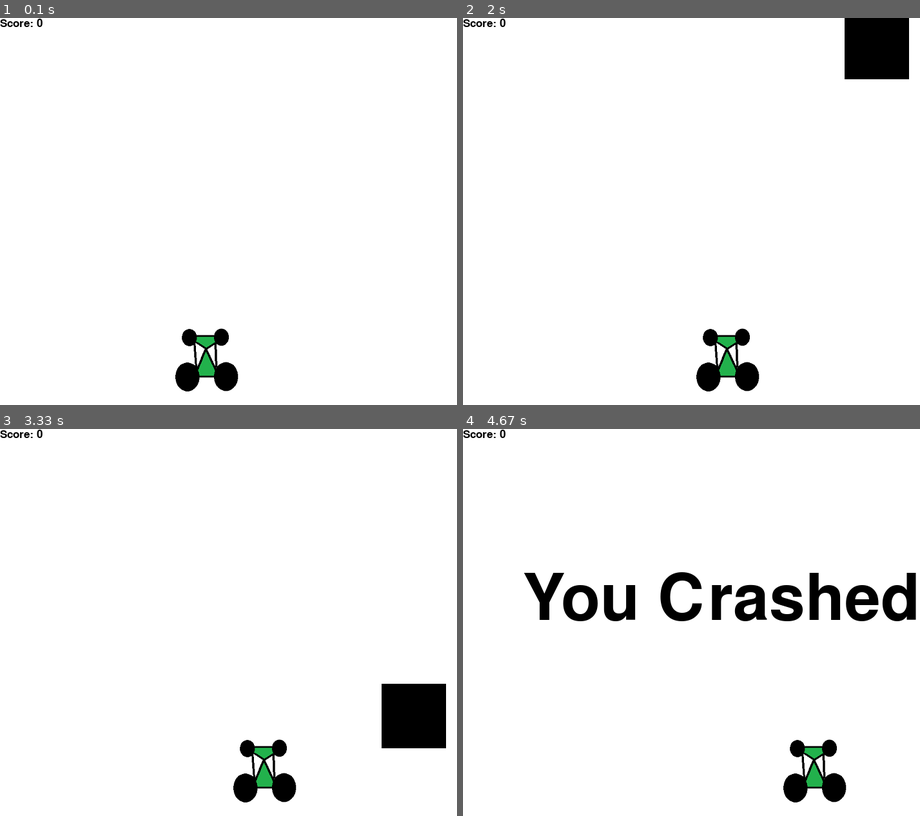
Above: before the commit, frames 1-4 (two rows, left to right).
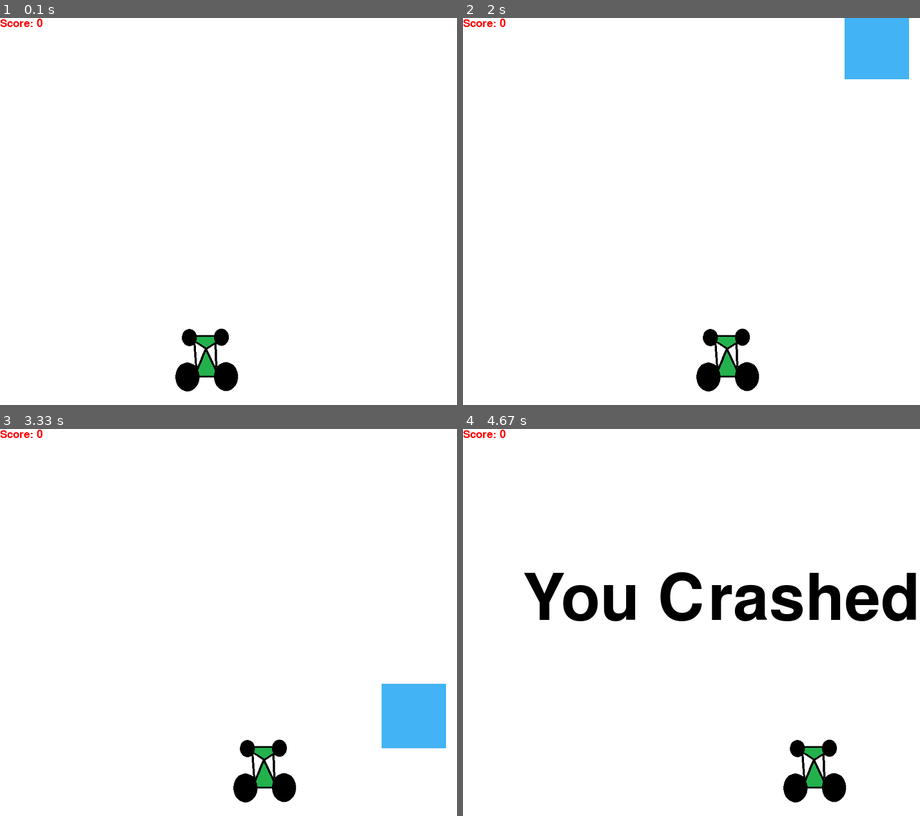
Above: after the commit, the same moments.

Repository: fcsabah/sample_game_using_pygame
Game: pygame game, started from test.py
Same seed, same stepped clock (60 frames per second), same inputs: the game is played once before the commit and once after it. The source is Python 2; it was converted automatically to run under Python 3.
Inputs:
- Up to frame 1 (0.1 s): no input
- Up to frame 2 (2 s): hold Right 0.33-0.8 s; hold Right 0.83-1.3 s; hold Left 1.33-1.87 s; hold Left from 1.9 s (still down)
- Up to frame 3 (3.33 s): release Left at 2.3 s; hold Right 2.33-2.97 s; hold Left from 3 s (still down)
- Up to frame 4 (4.67 s): release Left at 3.47 s; hold Right 3.5-3.97 s; hold Right 4-4.47 s

The runs differ from the first frame. In frame 1, less than 0.1% of the frame differs, in the area x 0-10%, y 0-3%; in frame 2, 2.3%; in frame 3, 2.4%, in the area x 0-98%, y 0-83%; in frame 4, less than 0.1%.

Commit message:
block color updated

Diff:
--- a/test.py
+++ b/test.py
@@ -12,6 +12,8 @@
 
 black = (0,0,0)
 white = (255,255,255)
+red = (255,0,0)
+blue = (66, 179, 244)
 
 clock = pygame.time.Clock()
 
@@ -21,7 +23,7 @@
 
 def thingsDodged(count):
 	font = pygame.font.SysFont(None, 25)
-	text = font.render("Score: "+str(count), True, black)
+	text = font.render("Score: "+str(count), True, red)
 	gameDisplay.blit(text, (0,0))
 
 def Things(thingX, thingY, thingH, thingW, color):
@@ -81,10 +83,10 @@
 					xChange = 0
 
 		x += xChange
-		print(x)
+		#print(x)
 
 		gameDisplay.fill(white)
-		Things(thing_startx, thing_starty, thing_width, thing_height, black)
+		Things(thing_startx, thing_starty, thing_width, thing_height, blue)
 		thing_starty += thing_speed
 		Car(x,y)
 		thingsDodged(dodged)
@@ -93,12 +95,13 @@
 			crash()
 
 		if thing_starty > ScreenHeight:
-			thing_starty = 0 - thing_height
+			thing_starty = 0
 			thing_startx = random.randrange(0,ScreenWidth)
 			dodged += 1
+			thing_speed += 1
 
 		if y < thing_starty + thing_height:
-			if x > thing_startx and x < thing_startx + thing_width or x+car_width > thing_startx and x + car_width < thing_startx+thing_width:
+			if (x > thing_startx and x < thing_startx + thing_width) or (x+car_width > thing_startx and x + car_width < thing_startx+thing_width):
 				crash()
 
 		pygame.display.flip()
